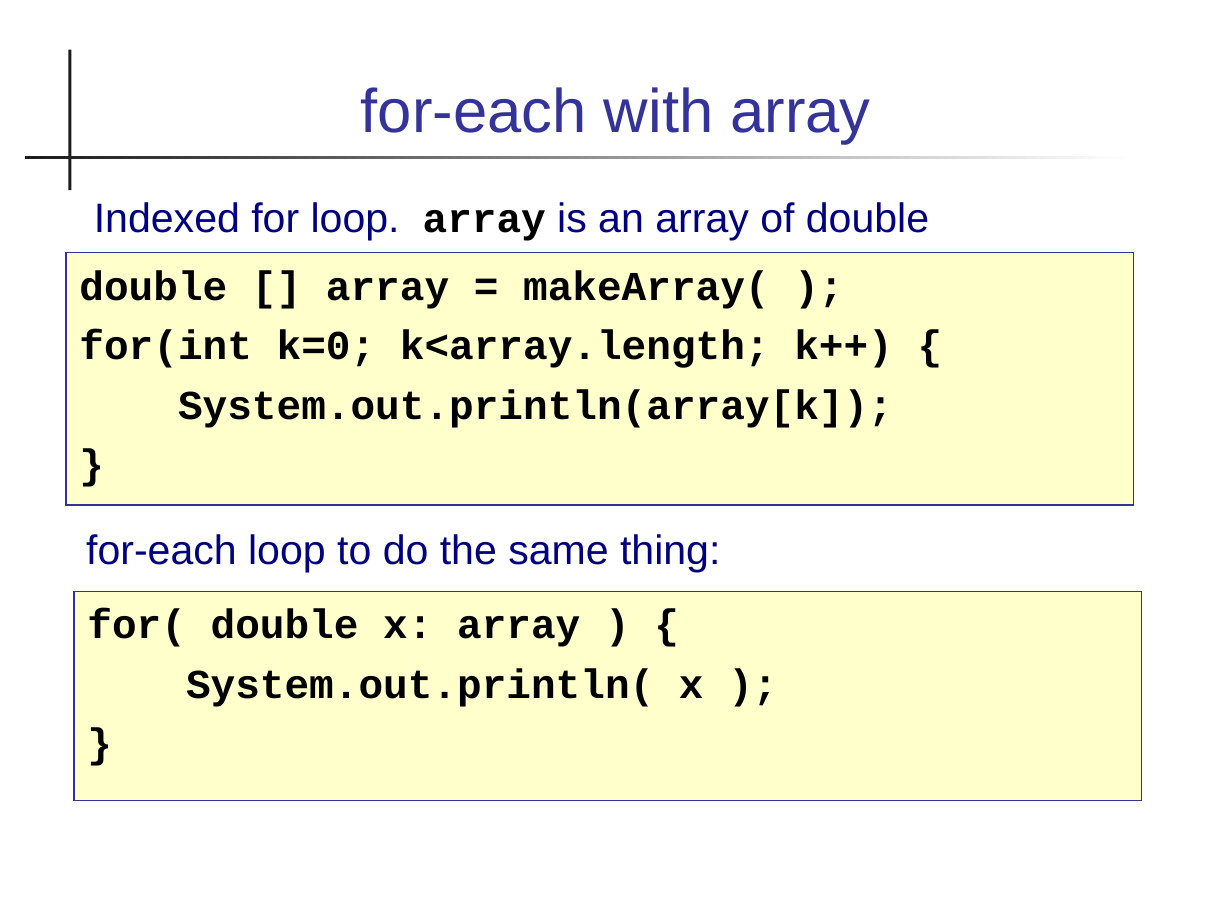
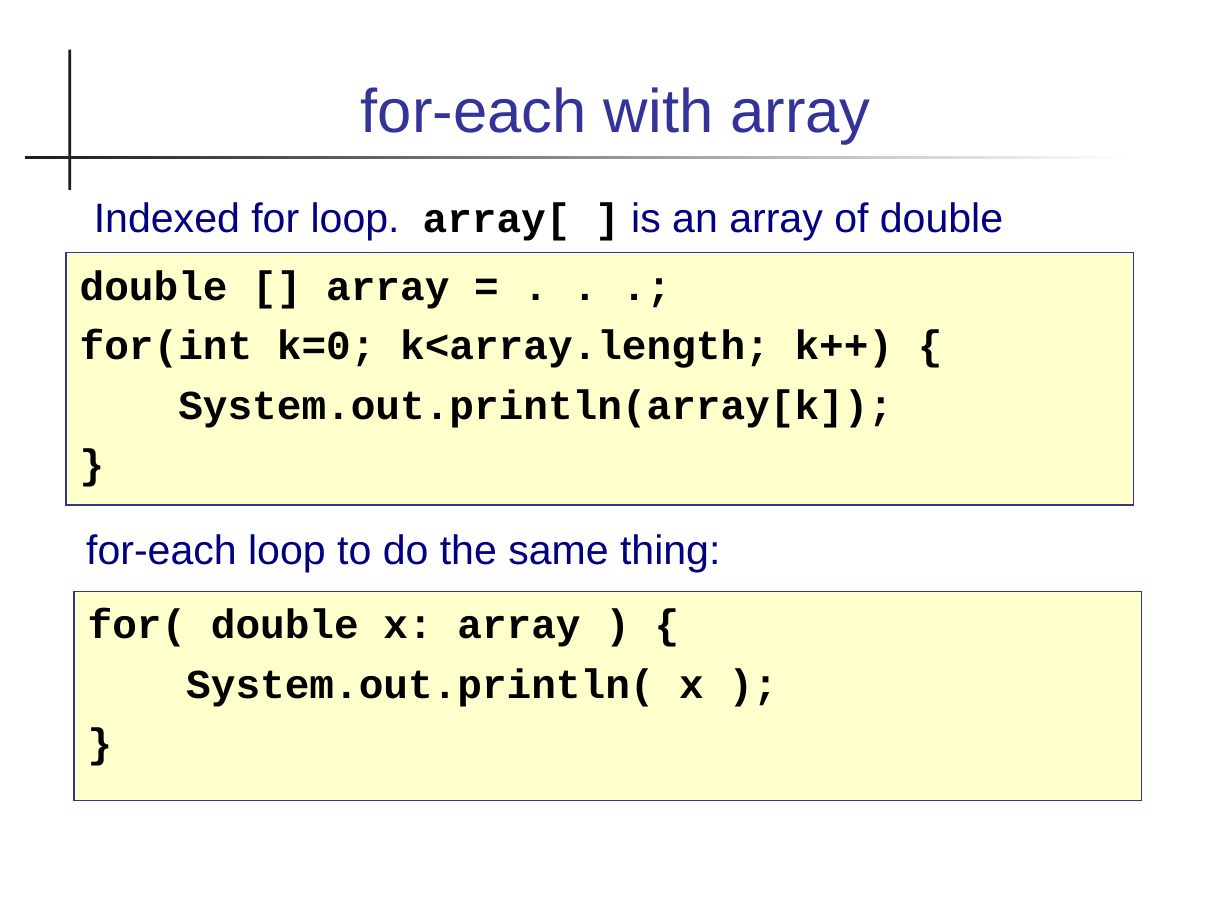
Before and after one commit to skeoop/skeoop.github.io, a slide deck: slide 13 of week3/Iterators.ppt. Drawn at 1232x924 pixels with LibreOffice and Linux fonts; fonts in the diff are those of the drawing. Boxes give left, top, right and bottom in pixels: in the first picture for what was removed or moved away, otherwise in the second. Text is boxed around its words. In the diff, an @@ line names an element or a change of style, - is before the commit and + after.

```diff
--- a/week3/Iterators.ppt
+++ b/week3/Iterators.ppt
@@ text at bbox=[94, 202, 1003, 241]: text changed @@
-Indexed for loop. array is an array of double
+Indexed for loop. array[ ] is an array of double
@@ text in rectangle at bbox=[80, 270, 449, 309]: text changed @@
-double [] array = makeArray( );
+double [] array = . . .;
```
Also in this commit, not shown: 3 other slides changed, 10 other files.
